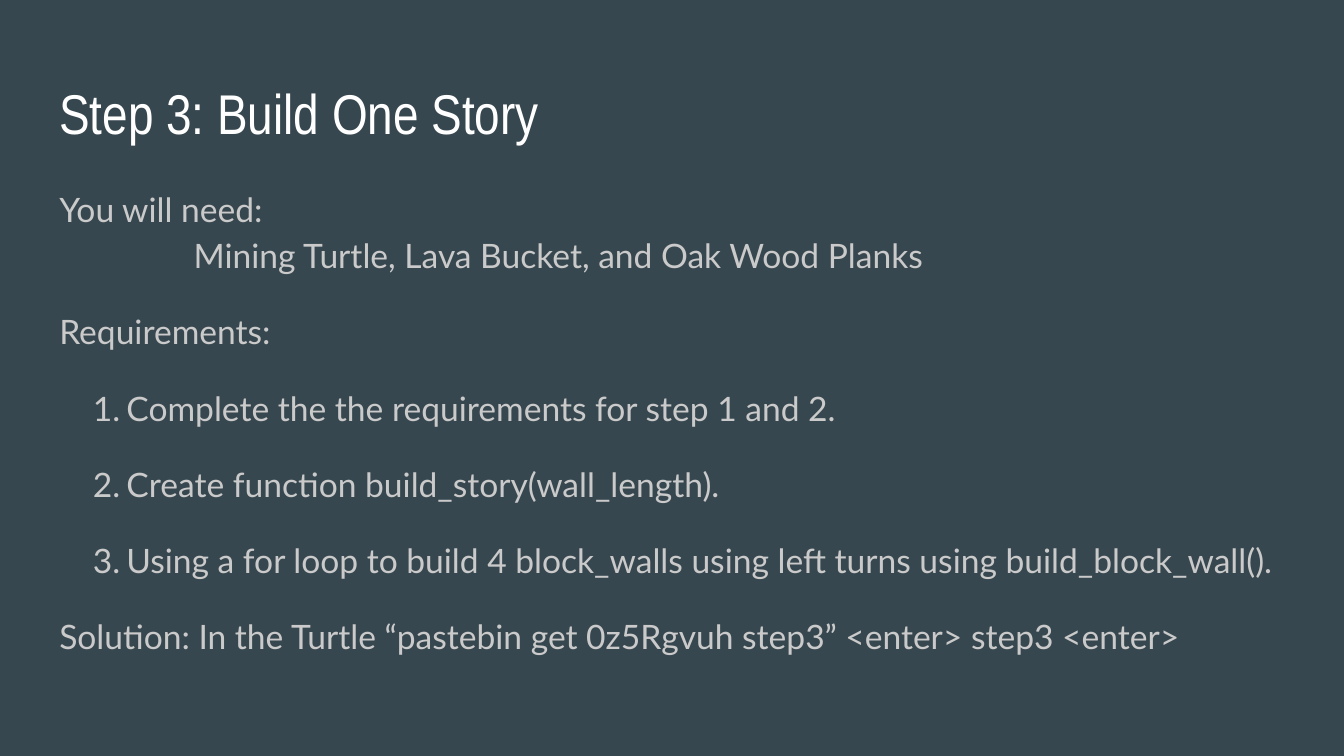
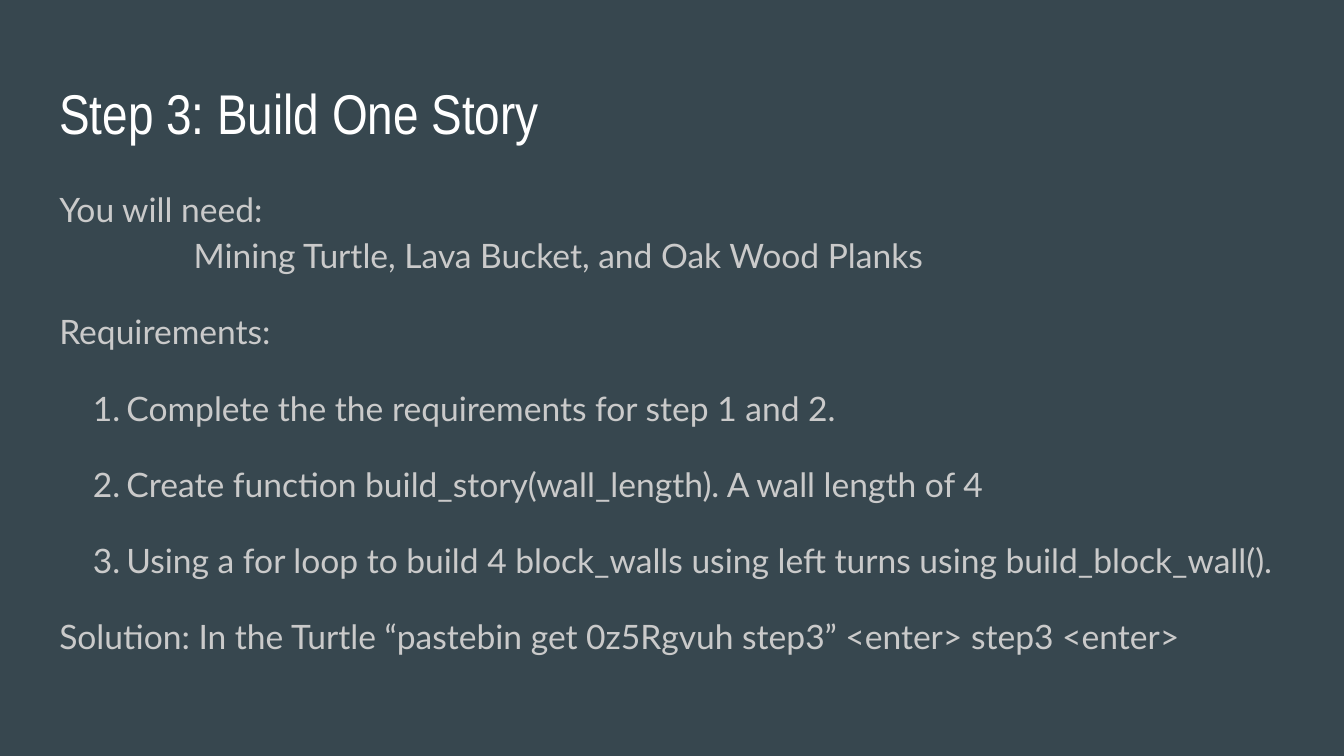
Before and after one commit to RebeccaVonRuden/ThatConference-2017, a slide deck: slide 25 of MinecraftComputerCraftLua2017.pptx. Drawn at 1344x756 pixels with LibreOffice and Linux fonts; fonts in the diff are those of the drawing. Boxes give left, top, right and bottom in pixels: in the first picture for what was removed or moved away, otherwise in the second. Text is boxed around its words. In the diff, an @@ line names an element or a change of style, - is before the commit and + after.

Commit message:
powerpoint changes

```diff
--- a/MinecraftComputerCraftLua2017.pptx
+++ b/MinecraftComputerCraftLua2017.pptx
@@ text at (126, 471, 982, 503): text changed @@
-2. Create function build_story(wall_length).
+2. Create function build_story(wall_length). A wall length of 4
```
